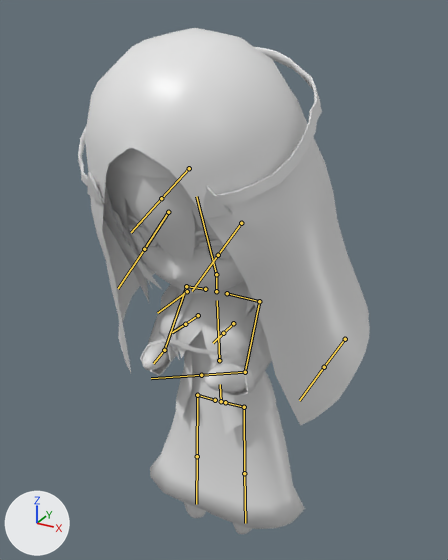
The FBX model Assets/TurnBase/Graphic3D/Character/Lily/ModelFBX/LilyChibi.fbx, before and after one commit.
The view is the same before and after, from a camera (50 mm lens) standing at (3.08, -5.6, 6.3) and looking at (-0.14, 0.25, 3.38). Every picture has the same lights, and +X, +Y and +Z are marked at lower left. The picture after the commit comes second. Both versions are drawn at frame 79 of the action 'Armature|Attack_lily'; the numbers are the values there. The bones that change, and the others that lie on the model, are drawn over the model as lines.

In view in the first picture: 'BODY', 'EYE', 'EYEBOW', 'FONT', 'HADE', 'HAT', 'Suit', 'back', 'shirt collar', 'side', 'skirt', 'z'.
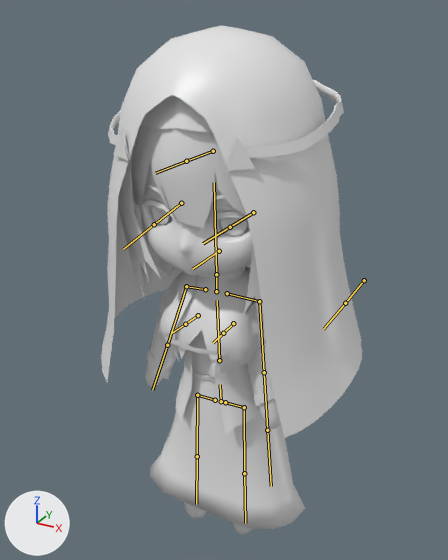
Changed parts and their boxes [x1, y1, x2, y2] in the pictures (448 x 560 px):
'HAT', posed (11% narrower)
    before: [78, 28, 370, 426]
    after: [101, 26, 362, 438]
'skirt', posed
    both: [150, 371, 305, 529]
'FONT', posed
    before: [106, 162, 221, 264]
    after: [131, 125, 246, 235]
'HADE', posed
    before: [125, 198, 244, 294]
    after: [139, 161, 252, 276]
'Suit', posed
    before: [140, 309, 276, 434]
    after: [146, 314, 275, 434]
'z', posed
    before: [158, 280, 264, 366]
    after: [158, 267, 266, 374]
'side', posed (mostly hidden)
    before: [103, 182, 263, 330]
    after: [118, 152, 264, 330]
'BODY', posed (mostly hidden)
    before: [142, 330, 264, 534]
    after: [145, 270, 281, 534]
'back', posed (mostly hidden)
    before: [120, 220, 153, 275]
    after: [134, 202, 248, 292]
bone 'Bone.009.L', root to tip
    before: (216, 274) to (196, 196)
    after: (216, 274) to (214, 182)
bone 'Bone.004.L', root to tip
    before: (259, 301) to (245, 372)
    after: (259, 301) to (264, 372)
bone 'Bone.005.L', root to tip
    before: (245, 372) to (201, 375)
    after: (264, 372) to (267, 430)
bone 'Bone.004.R', root to tip
    before: (186, 286) to (164, 350)
    after: (186, 286) to (167, 345)
bone 'Bone.005.R', root to tip
    before: (164, 350) to (153, 363)
    after: (167, 345) to (152, 390)
bone 'Bone.005.L.002', root to tip
    before: (345, 339) to (324, 367)
    after: (364, 280) to (345, 303)
bone 'Bone.005.R.002', root to tip
    before: (187, 291) to (157, 313)
    after: (219, 251) to (192, 269)

The change, as a list of edits to the scene's bpy script:
```text
Change bone_bone_009_l:
    where bone_bone_009_l = bpy.data.objects['Armature'].pose.bones['Bone.009.L']  # child of 'Bone.002.L'
    bone_bone_009_l.rotation_quaternion: (0.986, 0.164, -0.003, 0.002) -> (1.0, -0.01, 0.001, 0.001)  # degrees (19, 0, 0) -> degrees (-1, 0, 0)
Change bone_bone_004_l:
    where bone_bone_004_l = bpy.data.objects['Armature'].pose.bones['Bone.004.L']  # child of 'Bone.003.L'
    bone_bone_004_l.rotation_quaternion: (0.905, 0.263, 0.311, -0.122) -> (0.948, 0.156, 0.271, -0.055)  # degrees (31, 39, -4) -> degrees (18, 32, -1)
Change bone_bone_005_l:
    where bone_bone_005_l = bpy.data.objects['Armature'].pose.bones['Bone.005.L']  # child of 'Bone.004.L'
    bone_bone_005_l.rotation_quaternion: (0.748, 0.61, 0.0, 0.262) -> (0.999, -0.038, 0.0, -0.016)  # degrees (74, -19, 24) -> degrees (-4, 0, -2)
Change bone_bone_004_r:
    where bone_bone_004_r = bpy.data.objects['Armature'].pose.bones['Bone.004.R']  # child of 'Bone.003.R'
    bone_bone_004_r.rotation_quaternion: (0.911, 0.255, -0.325, 0.009) -> (0.953, 0.129, -0.271, 0.022)  # degrees (35, -37, -11) -> degrees (16, -32, -2)
Change bone_bone_005_r:
    where bone_bone_005_r = bpy.data.objects['Armature'].pose.bones['Bone.005.R']  # child of 'Bone.004.R'
    bone_bone_005_r.rotation_quaternion: (0.754, 0.606, 0.0, -0.252) -> (0.999, -0.042, 0.0, 0.017)  # degrees (74, 18, -23) -> degrees (-5, 0, 2)
Change bone_bone_005_l_002:
    where bone_bone_005_l_002 = bpy.data.objects['Armature'].pose.bones['Bone.005.L.002']
    bone_bone_005_l_002.location: (-0.08, 0.7, -0.55) -> (-0.05, 0.04, -0.01)
Change bone_bone_005_r_002:
    where bone_bone_005_r_002 = bpy.data.objects['Armature'].pose.bones['Bone.005.R.002']
    bone_bone_005_r_002.location: (0.27, 0.58, -0.48) -> (0.04, 0.01, -0.01)
```
